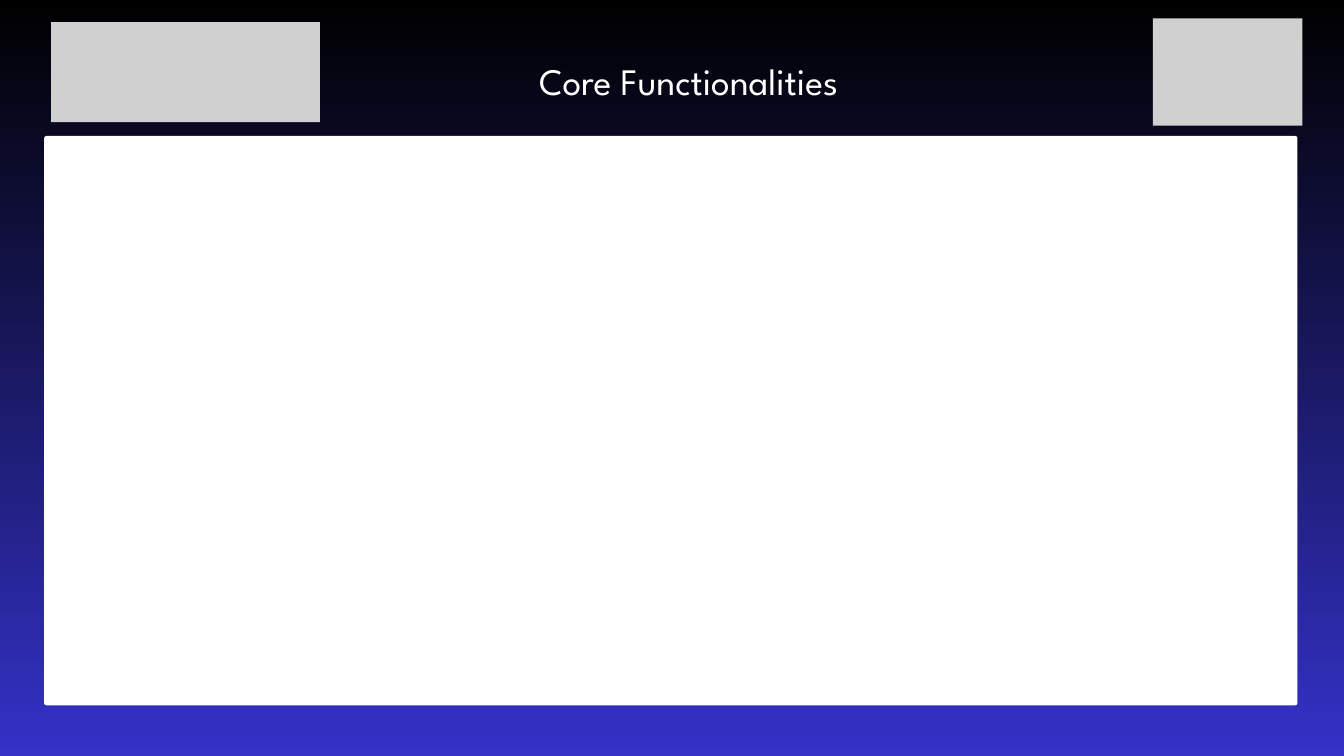
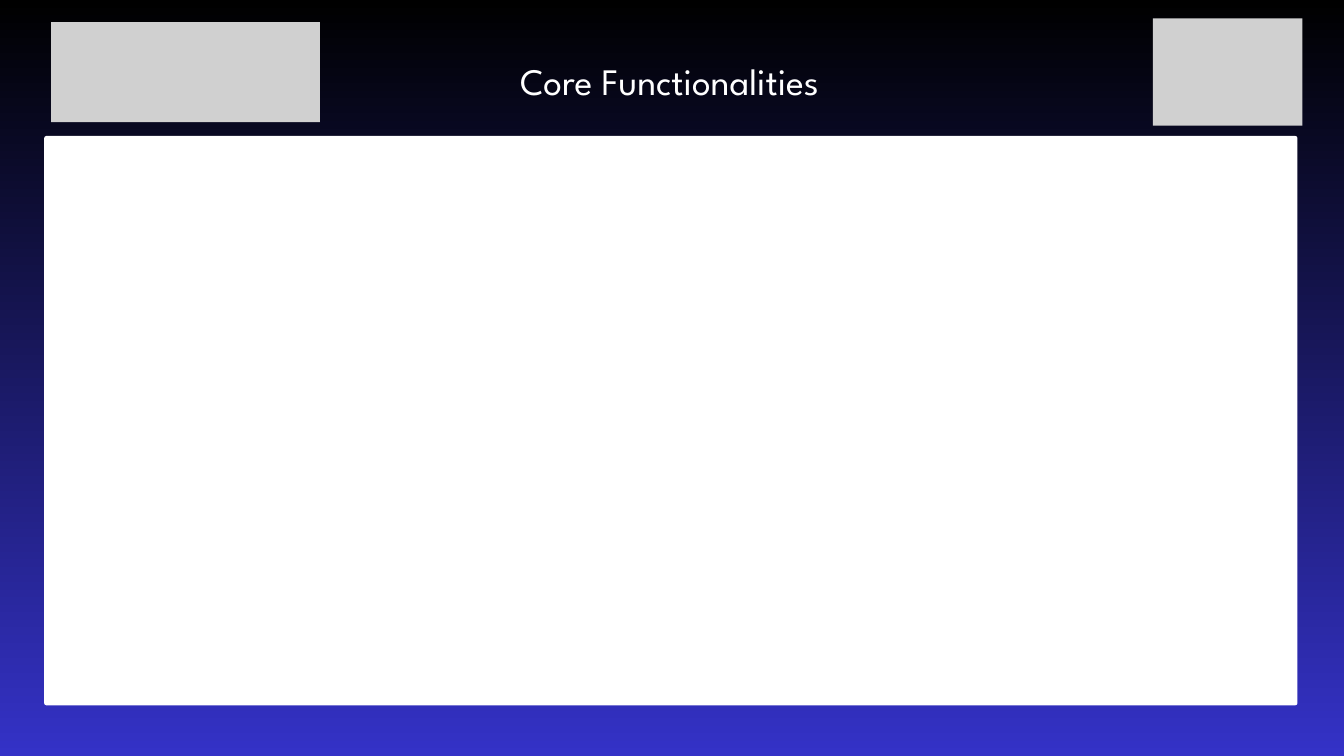
Before and after one commit to Balaji2424-sys/IEEE-SVC---IdeaRun-2026, a slide deck: slide 6 of assets/templates/IdeaRun2026-PPT-Template.pptx. Drawn at 1344x756 pixels with LibreOffice and Linux fonts; fonts in the diff are those of the drawing; grey boxes stand for pictures; background and template pictures are left out. Boxes give left, top, right and bottom in pixels: in the first picture for what was removed or moved away, otherwise in the second. Text is boxed around its words. In the diff, an @@ line names an element or a change of style, - is before the commit and + after.

```diff
--- a/assets/templates/IdeaRun2026-PPT-Template.pptx
+++ b/assets/templates/IdeaRun2026-PPT-Template.pptx
@@ text "Core Functionalities": place and size @@
-text "Core Functionalities" at [539, 69, 838, 96]
+text "Core Functionalities" at [520, 69, 819, 96]
```
Also in this commit, not shown: 6 other slides changed.
